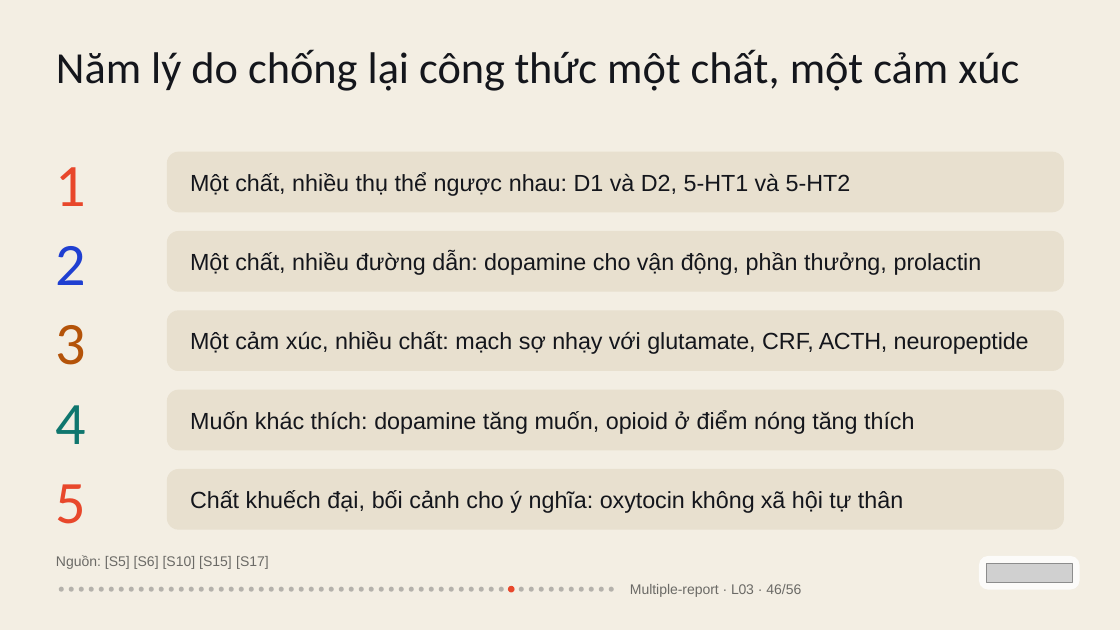
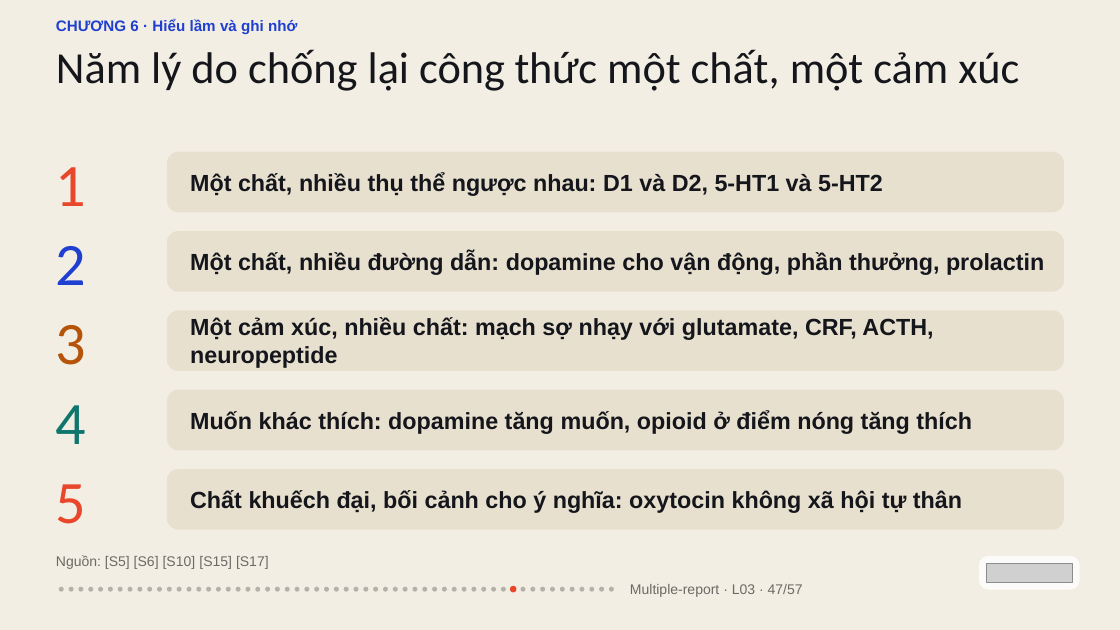
Before and after one commit to vohoailinh90/Multiple-report, a slide deck: slide 47 of lessons/L03/L03.pptx (slide 46 before the commit). Drawn at 1120x630 pixels with LibreOffice and Linux fonts; fonts in the diff are those of the drawing; grey boxes stand for pictures. Boxes give left, top, right and bottom in pixels: in the first picture for what was removed or moved away, otherwise in the second. Text is boxed around its words. In the diff, an @@ line names an element or a change of style, - is before the commit and + after.

```diff
--- a/lessons/L03/L03.pptx
+++ b/lessons/L03/L03.pptx
@@ text added at box(56, 19, 297, 34), 19.5 pt, text #1F3FD1, bold @@
+CHƯƠNG 6 · Hiểu lầm và ghi nhớ
@@ text "Một chất, nhiều thụ thể ..." at box(190, 172, 883, 196): letter spacing -0.1 to 0 pt in "Một chất,"; letter spacing 0.1 to 0 pt in "ngược"; letter spacing -0.2 to 0 pt in "và và"; bold on @@
@@ text "Một chất, nhiều đường dẫn: ..." at box(190, 252, 1044, 275): letter spacing -0.1 to 0 pt in "Một chất, dopamine vận prolactin"; letter spacing 0.1 to 0 pt in "đường thưởng,"; bold on @@
@@ text "Một cảm xúc, nhiều chất: ..." at box(190, 317, 933, 368): letter spacing -0.1 to 0 pt in "Một chất: nhạy với glutamate, neuropeptide"; letter spacing -0.5 to 0 pt in "ACTH,"; bold on @@
@@ text "Muốn khác thích: dopamine tăng ..." at box(190, 410, 972, 434): letter spacing -0.1 to 0 pt in "dopamine tăng nóng tăng"; letter spacing 0.2 to 0 pt in "điểm"; bold on @@
@@ text "Chất khuếch đại, bối cảnh ..." at box(190, 490, 962, 513): letter spacing -0.1 to 0 pt in "Chất oxytocin không"; letter spacing 0.1 to 0 pt in "đại,"; letter spacing -0.3 to 0 pt in "xã"; bold on @@
@@ 10 ellipses: place and size @@
-10 ellipses at box(249, 587, 344, 592)
+10 ellipses at box(245, 587, 339, 592)
@@ ellipse added at box(344, 587, 349, 592), fill #14161C at 28% opacity @@
@@ 8 ellipses: place and size @@
-8 ellipses at box(349, 587, 444, 592)
+8 ellipses at box(353, 587, 447, 592)
@@ text at box(630, 584, 803, 597): text changed @@
-Multiple-report · L03 · 46/56
+Multiple-report · L03 · 47/57
```
Also in this commit, not shown: 55 other slides changed, 1 slide added, 1 other file.
